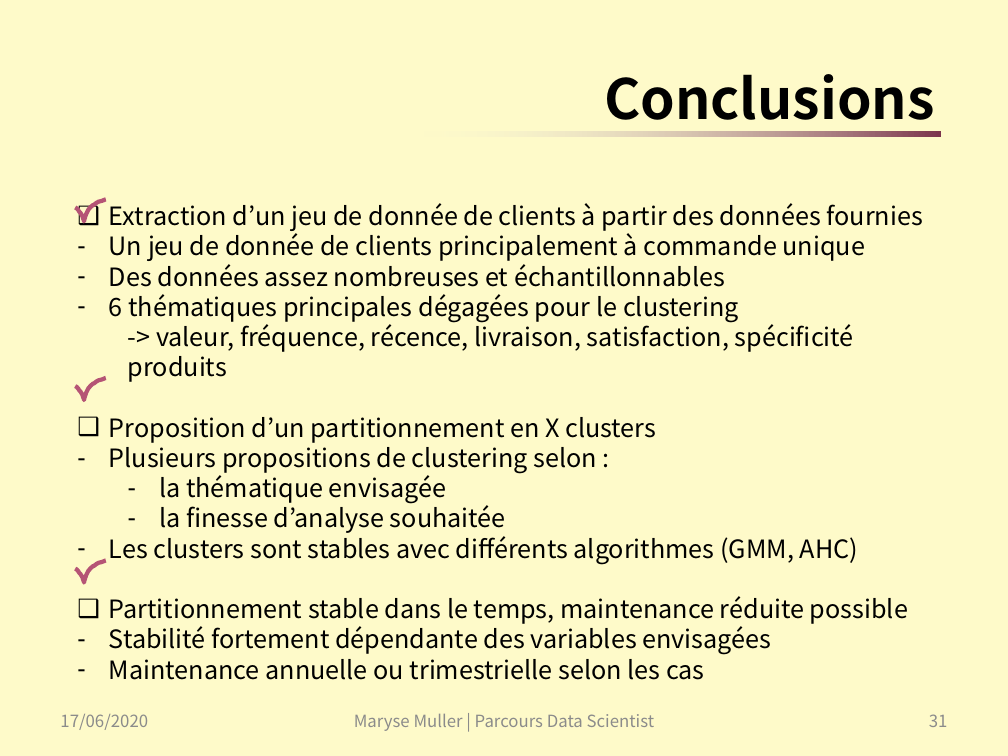
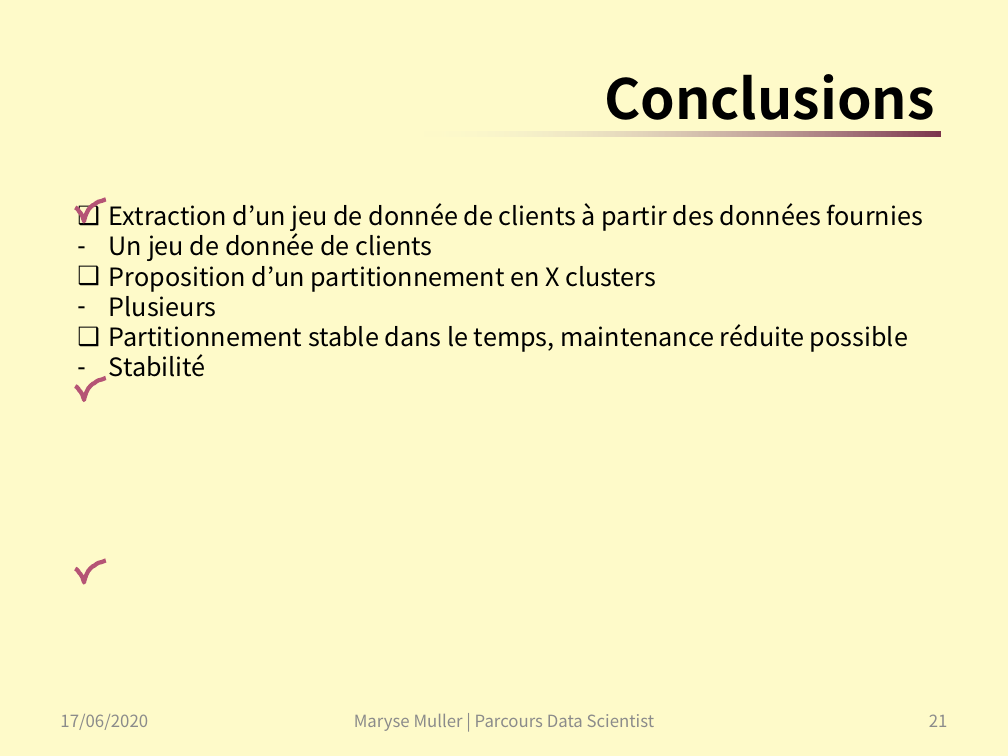
Before and after one commit to SmellyArmure/OC_DS_Project6, a slide deck: slide 21 of PRESENTATION/Projet6.pptx (slide 31 before the commit). Drawn at 1008x756 pixels with LibreOffice and Linux fonts; fonts in the diff are those of the drawing. Boxes give left, top, right and bottom in pixels: in the first picture for what was removed or moved away, otherwise in the second. Text is boxed around its words. In the diff, an @@ line names an element or a change of style, - is before the commit and + after.

```diff
--- a/PRESENTATION/Projet6.pptx
+++ b/PRESENTATION/Projet6.pptx
@@ text at [109, 230, 432, 261]: text changed @@
-– Un jeu de donnée de clients principalement à commande unique
-– Des données assez nombreuses et échantillonnables
-– 6 thématiques principales dégagées pour le clustering
-  -> valeur, fréquence, récence, livraison, satisfaction, spécificité produits
+– Un jeu de donnée de clients
@@ text at [109, 290, 217, 317]: text changed @@
-– Plusieurs propositions de clustering selon :
-  – la thématique envisagée
-  – la finesse d’analyse souhaitée
-– Les clusters sont stables avec différents algorithmes (GMM, AHC)
+– Plusieurs
@@ text at [109, 354, 206, 377]: text changed @@
-– Stabilité fortement dépendante des variables envisagées
-– Maintenance annuelle ou trimestrielle selon les cas
+– Stabilité
@@ page number at [929, 714, 948, 727]: text changed @@
-31
+21
```
Also in this commit, not shown: 7 other slides changed, 11 slides added, 18 slides removed, 7 other files.
